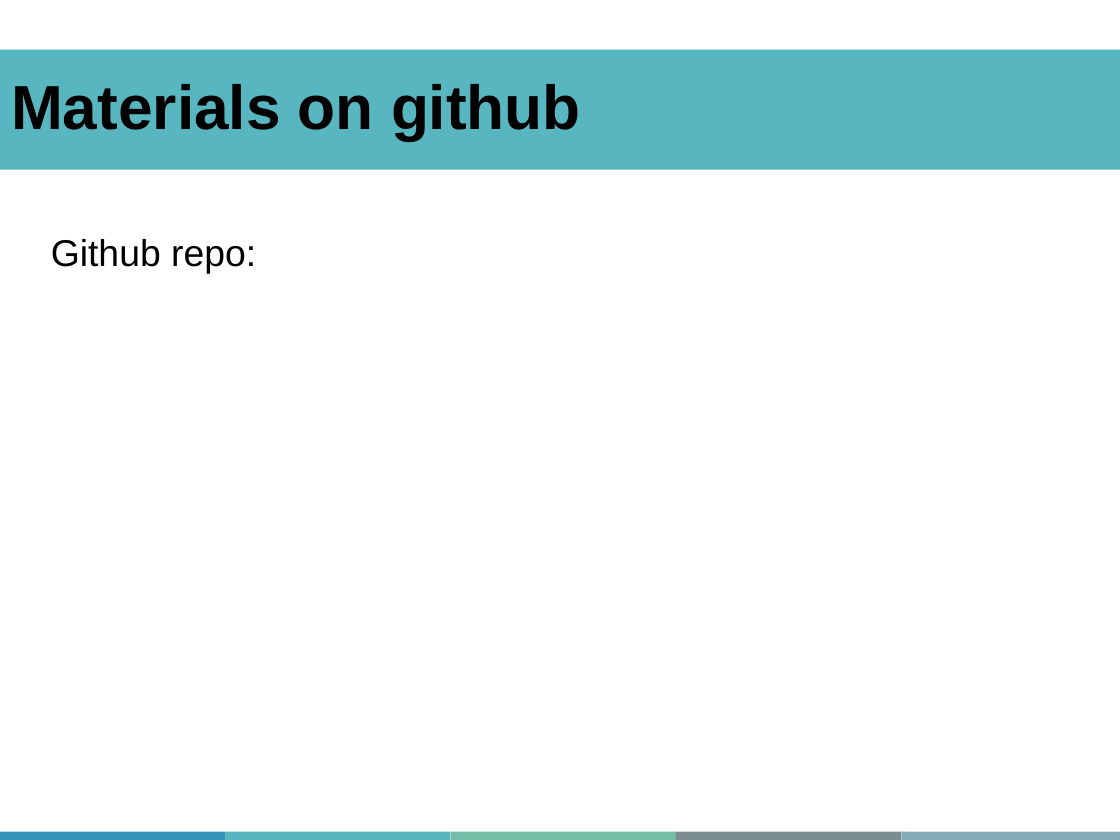
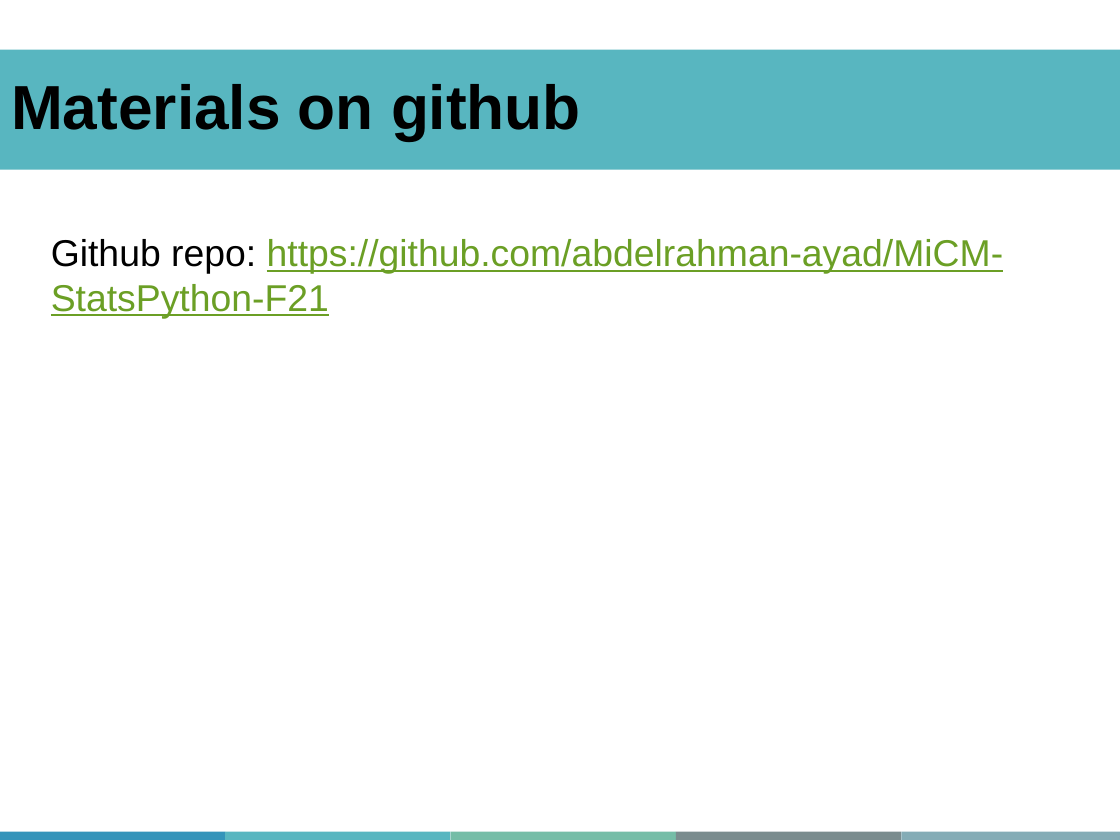
Before and after one commit to abdelrahman-ayad/MiCM-StatsPython-F21, a slide deck: slide 5 of MiCM_StatsPythonF21_AAyad.pptx. Drawn at 1120x840 pixels with LibreOffice and Linux fonts; fonts in the diff are those of the drawing; background and template pictures are left out. Boxes give left, top, right and bottom in pixels: in the first picture for what was removed or moved away, otherwise in the second. Text is boxed around its words. In the diff, an @@ line names an element or a change of style, - is before the commit and + after.

```diff
--- a/MiCM_StatsPythonF21_AAyad.pptx
+++ b/MiCM_StatsPythonF21_AAyad.pptx
@@ text at [51,239,1004,319]: text changed; text colour #000000 to #6B9F25 @@
-Github repo:
+Github repo: https://github.com/abdelrahman-ayad/MiCM-StatsPython-F21
```
Also in this commit, not shown: 3 other slides changed, 1 slide added, 7 slides removed, 1 other file.
